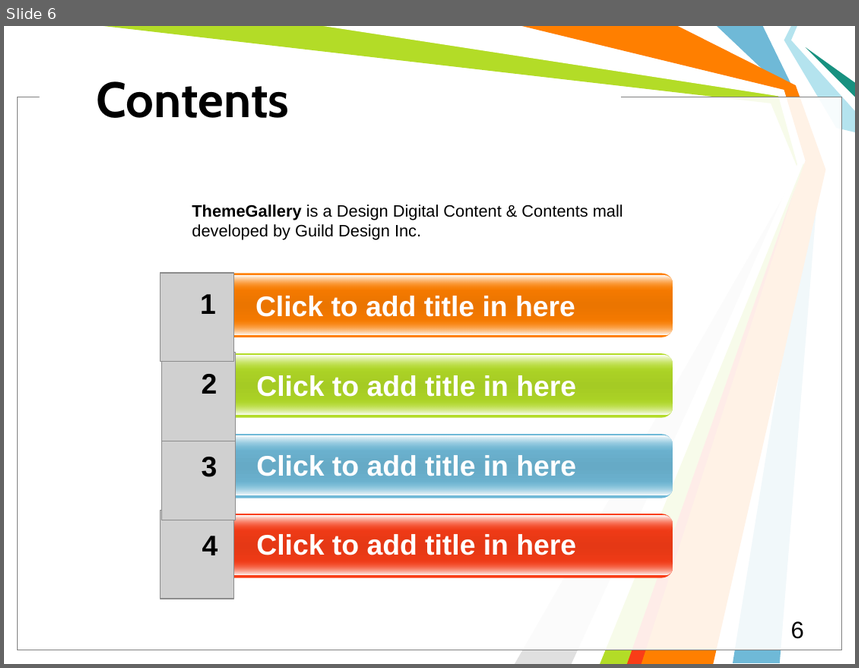
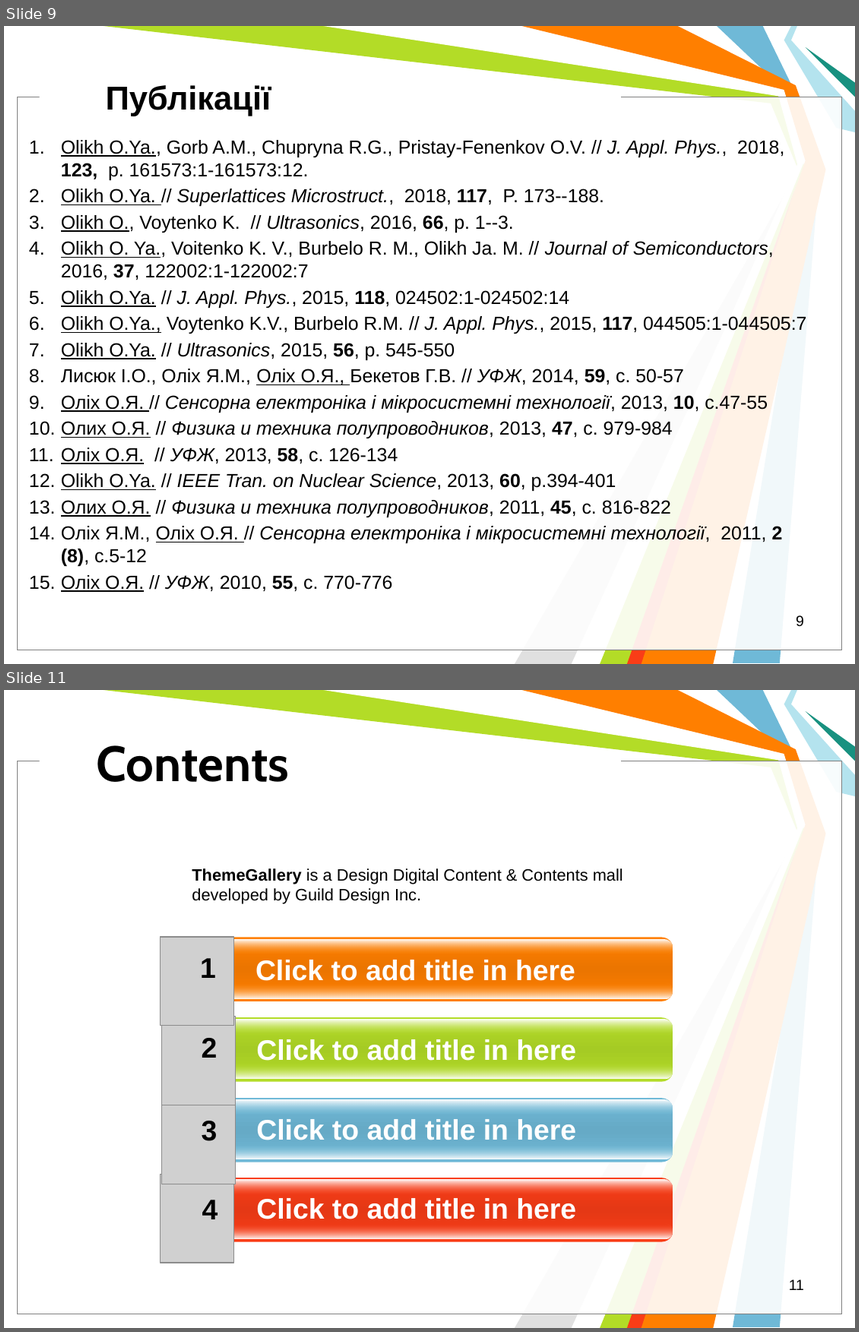
Before and after one commit to l432/Disser, a slide deck: Help/Dopovid/Olikh.ppt. Shown one above the other, each under a label of ours: slide 6 before the commit, slides 9 and 11 after it; the slides between them are not shown. The pictures are 859x668 and 859x1332 pixels, drawn with LibreOffice and Linux fonts; fonts in the diff are those of the drawing; grey boxes stand for pictures; background and template pictures are left out. Boxes give left, top, right and bottom in pixels: in the first picture for what was removed or moved away, otherwise in the second. Text is boxed around its words. In the diff, an @@ line names an element or a change of style, - is before the commit and + after.

```diff
--- a/Help/Dopovid/Olikh.ppt
+++ b/Help/Dopovid/Olikh.ppt
@@ slide 9 added at box(4, 26, 855, 664), background #FFFFFF; not listed: 11 template elements that a slide beside it also shows @@
@@ text added at box(106, 85, 272, 116), 28 pt, text #000000, bold @@
+Публікації
@@ text added at box(61, 140, 807, 592), 16 pt, text #000000 @@
+1. Olikh O.Ya., Gorb A.M., Chupryna R.G., Pristay-Fenenkov O.V. // J. Appl. Phys., 2018, 123, р. 161573:1-161573:12.
+2. Olikh O.Ya. // Superlattices Microstruct., 2018, 117, P. 173--188.
+3. Olikh O., Voytenko K. // Ultrasonics, 2016, 66, p. 1--3.
+4. Olikh O. Ya., Voitenko K. V., Burbelo R. M., Olikh Ja. M. // Journal of Semiconductors, 2016, 37, 122002:1-122002:7
+5. Olikh O.Ya. // J. Appl. Phys., 2015, 118, 024502:1-024502:14
+6. Olikh O.Ya., Voytenko K.V., Burbelo R.M. // J. Appl. Phys., 2015, 117, 044505:1-044505:7
+7. Olikh O.Ya. // Ultrasonics, 2015, 56, p. 545-550
+8. Лисюк І.О., Оліх Я.М., Оліх О.Я., Бекетов Г.В. // УФЖ, 2014, 59, с. 50-57
+9. Оліх О.Я. // Сенсорна електроніка і мікросистемні технології, 2013, 10, с.47-55
+10. Олих О.Я. // Физика и техника полупроводников, 2013, 47, с. 979-984
+11. Оліх О.Я. // УФЖ, 2013, 58, с. 126-134
+12. Olikh O.Ya. // IEEE Tran. on Nuclear Science, 2013, 60, p.394-401
+13. Олих О.Я. // Физика и техника полупроводников, 2011, 45, c. 816-822
+14. Оліх Я.М., Оліх О.Я. // Сенсорна електроніка і мікросистемні технології, 2011, 2 (8), с.5-12
+15. Оліх О.Я. // УФЖ, 2010, 55, с. 770-776
@@ page number added at box(796, 616, 804, 626), 12.5 pt, text #000000 @@
+9
@@ what was slide 6 is now slide 11 @@
@@ page number at box(789, 1280, 804, 1290): text changed; size 20 to 12.5 pt @@
-6
+11
```
Also in this commit, not shown: 11 slides changed, 6 other slides added, 2 slides removed, 9 other files.
